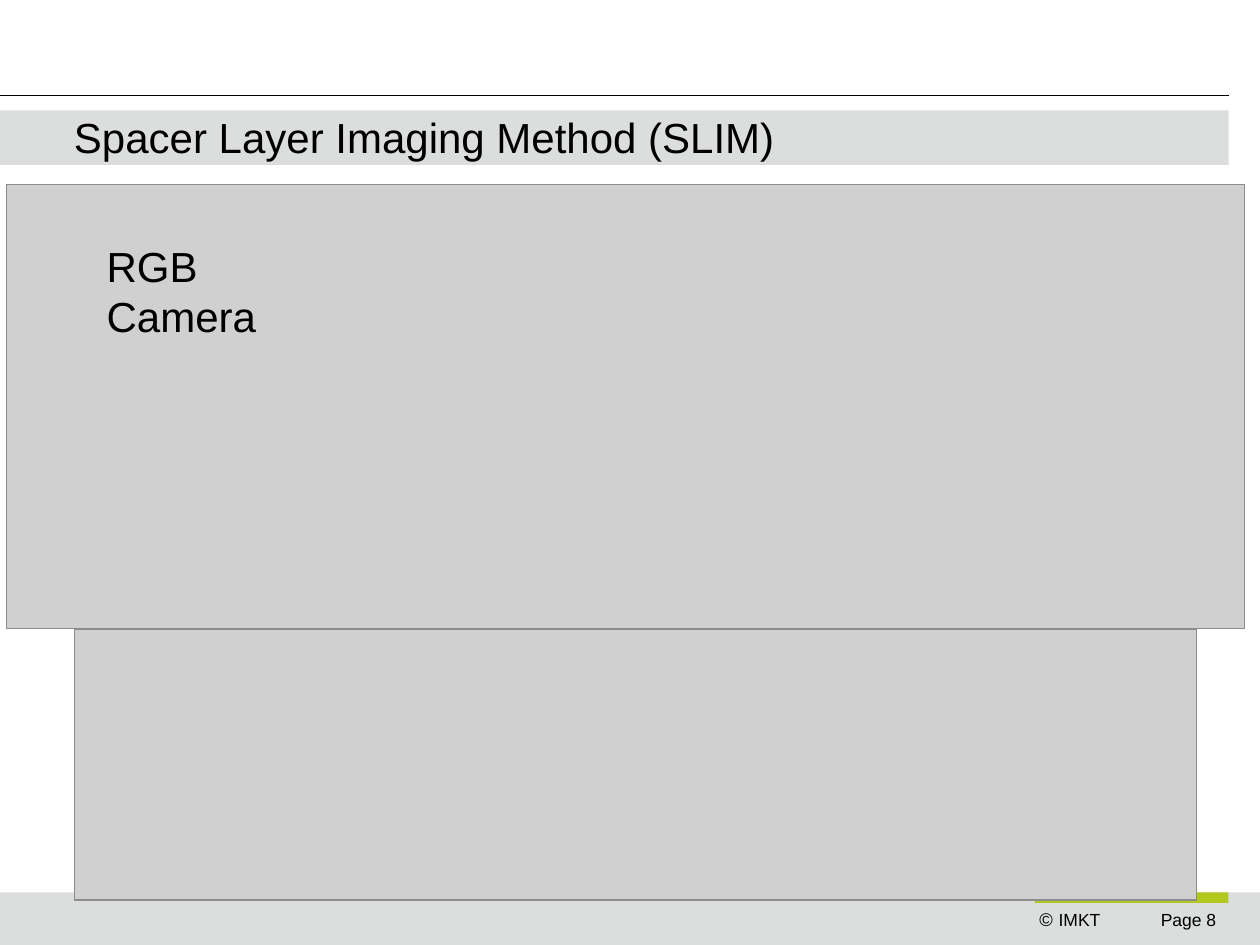
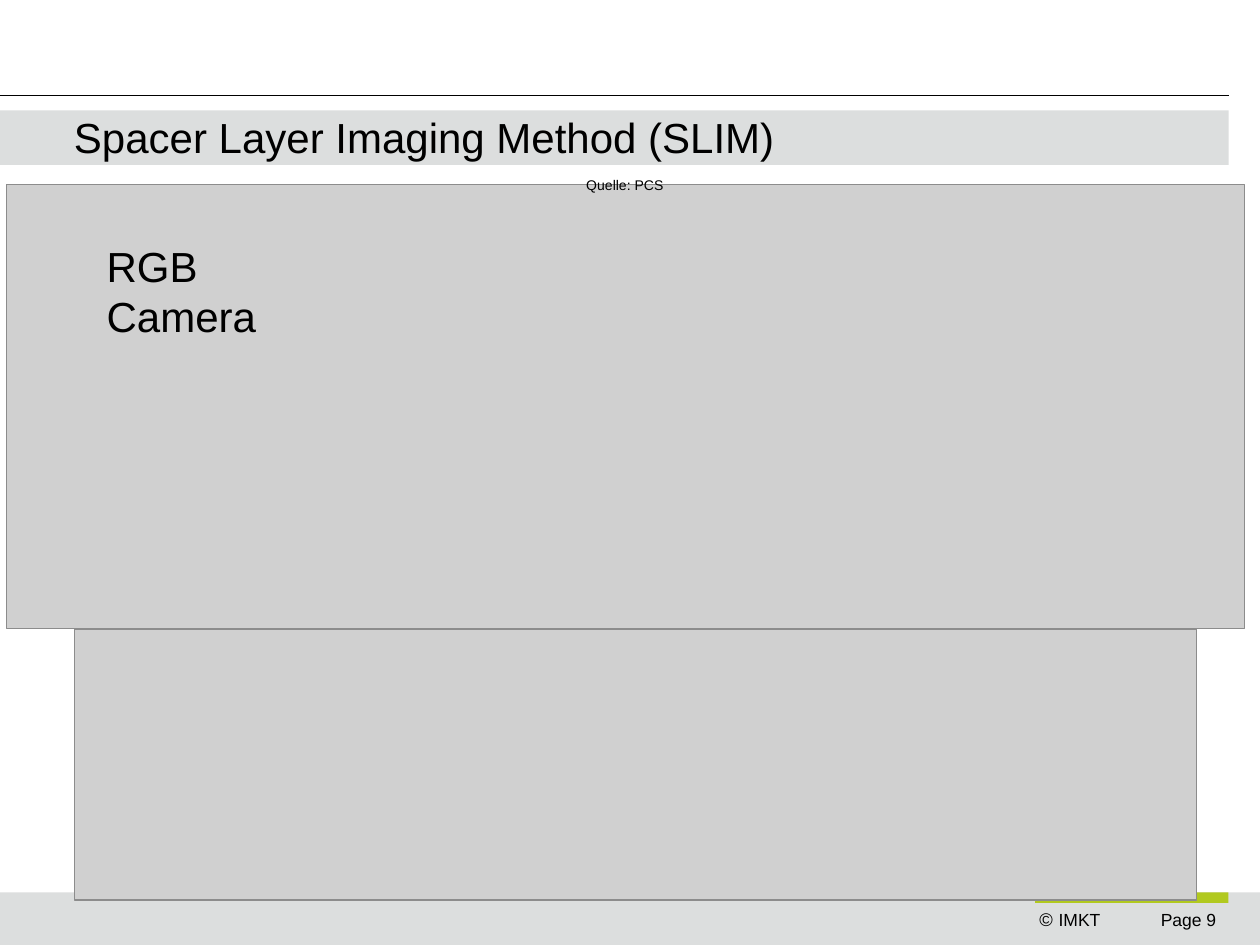
Before and after one commit to ngocminhdao88/dao_masterarbeit, a slide deck: slide 9 of presentations/ziel_der_arbeit_vw.pptx (slide 8 before the commit). Drawn at 1260x945 pixels with LibreOffice and Linux fonts; fonts in the diff are those of the drawing; grey boxes stand for pictures; background and template pictures are left out. Boxes give left, top, right and bottom in pixels: in the first picture for what was removed or moved away, otherwise in the second. Text is boxed around its words. In the diff, an @@ line names an element or a change of style, - is before the commit and + after.

```diff
--- a/presentations/ziel_der_arbeit_vw.pptx
+++ b/presentations/ziel_der_arbeit_vw.pptx
@@ text added at [586, 178, 664, 193], 8 pt, text #000000 @@
+Quelle: PCS
@@ page number at [1161, 914, 1216, 930]: text changed @@
-Page 8
+Page 9
```
Also in this commit, not shown: 13 other slides changed, 2 slides added, 10 other files.
